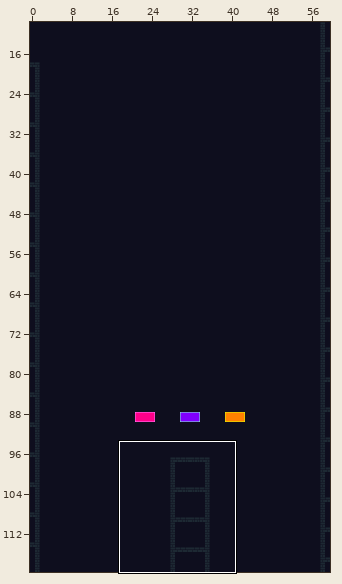
Two states of a Tiled map, assets/tiles_NEW/tilemap.tmx. Above, an overview of the earlier version with the close-up marked.
Close-up. Before:
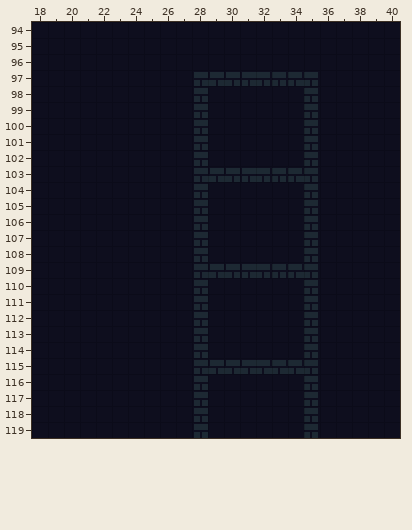
Cells are 8x8 px. Shown: x 18..40, y 94..119. The commit also changed other parts of the map, which this record leaves out.
The same view after the edit:
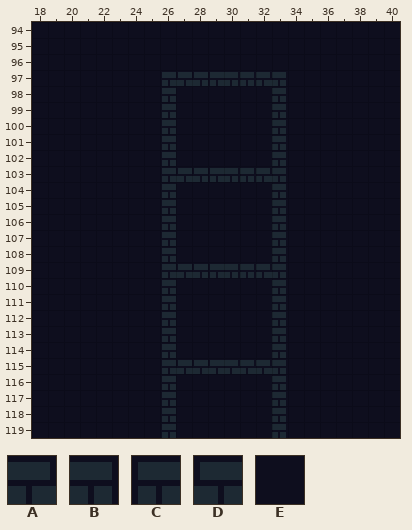
Key: from "tileset": A 2070, B 2071, C 2074, D 2075, E 2518.
_ is an empty cell.
From old to new:
Layer "Buildings":
Tile A replaces tile B in row 97 at x 32; in row 103 at x 32; in row 109 at x 32.
Tile A replaces tile D in row 115 at x 30 to 31.
Tile B replaces tile A in row 115 at x 33.
Tile B replaces tile C in row 97 at x 31; in row 103 at x 31; in row 109 at x 31.
Tile B replaces tile D in row 97 at x 30; in row 103 at x 30; in row 109 at x 30.
Tile B replaces tile E in rows 98 to 102 at x 33; in rows 104 to 108 at x 33; in rows 110 to 114 at x 33; in rows 116 to 119 at x 33.
Tile C replaces tile D in row 97 at x 29; in row 103 at x 29; in row 109 at x 29.
Tile C is added in rows 97 to 119 at x 26.
Tile D replaces tile C in row 97 at x 28; in row 103 at x 28; in row 109 at x 28; in row 115 at x 28.
Tile D is added in row 97 at x 27; in row 103 at x 27; in row 109 at x 27; in row 115 at x 27.
Tile E replaces tile C in rows 98 to 102 at x 28; in rows 104 to 108 at x 28; in rows 110 to 114 at x 28; in rows 116 to 119 at x 28.
The edit erases tile A in row 97 at x 34; in row 103 at x 34; in row 109 at x 34; in row 115 at x 34.
The edit erases tile B in rows 97 to 119 at x 35.
Pixel boxes of the changes (left, top, right, bottom) in both close-ups:
changed: (162, 72, 318, 438)
